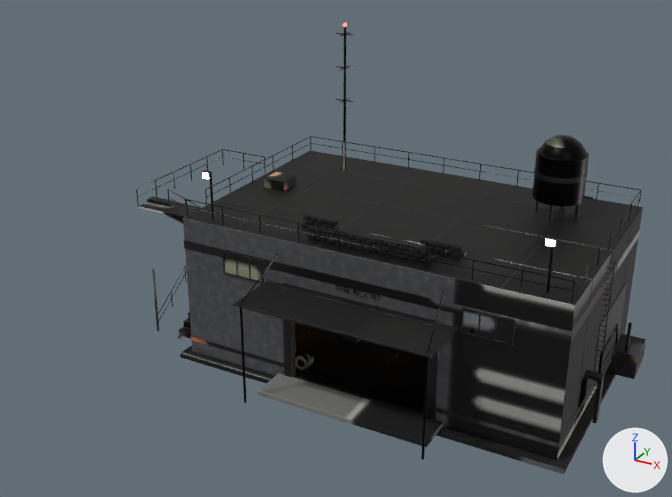
The glTF model assets/models/bases/roost.glb, before and after one commit.
The view is the same before and after, from a 50 mm lens placed at (19.6, -45.0, 27.7), pointed at (-2.2, -5.4, 7.9). The axes (+X, +Y, +Z) are drawn at lower right. The lights are the same throughout. The picture after the commit comes second. Vertices at exactly the same position are counted once.

Names of what the first picture shows: 'glass', 'hull' and 1 more.
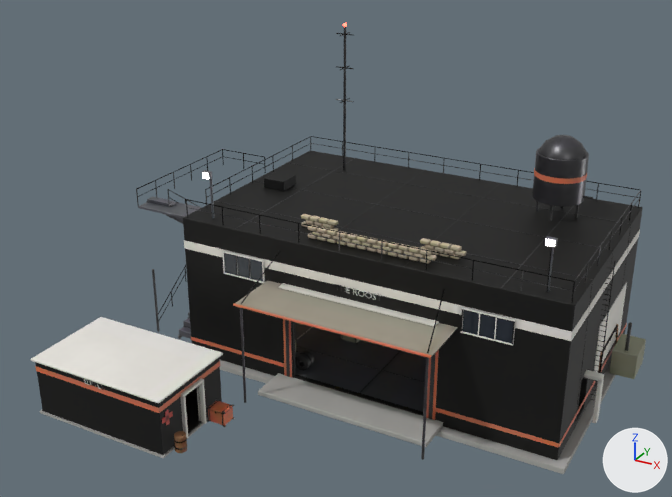
What differs and where, as boxes [x1, y1, x2, y2] in the pictures (672 x 497 px):
'hull', reshaped (21% wider)
    before: [136, 27, 646, 474]
    after: [30, 27, 646, 474]
part 1 of me_hangar, added
    after: [40, 410, 209, 459]
part 2 of me_hangar, added
    after: [30, 317, 235, 455]
part 3 of me_hangar, surface changed
    both: [136, 27, 646, 474]
part 4 of me_pane, surface changed
    both: [224, 253, 513, 343]

Edits to the bpy script that builds the scene:
```text
Change me_hangar:
    used by ob_hull; location = (0.0, 0.0, 0.0)
    remove me_hangar.from_pydata(...)  # 35556 vertices, 67340 faces; spans x -14.4..12.6, y -10.3..7.5, z -0.3..17.5
    add me_hangar.from_pydata(...)  # 43674 vertices, 82916 faces; spans x -14.4..12.6, y -16.1..7.5, z -0.3..17.5
    me_hangar part 1: the loose piece of 56 vertices spanning x -12.7..-11.1, y -6.0..-5.5, z 0.1..0.5 is copied, and the copy is scaled about its middle by (5.15, 10.6, 0.287), then moved by (1.9, -7.8, -0.3), in mat_roost_concrete (picture img_roost_color); it spans x -14.1..-5.9, y -16.1..-10.9, z 0.0..0.1
    me_hangar part 2: 6846 vertices added at x -14.1..-4.7, y -16.1..-10.9, z 0.0..3.3
    me_hangar part 3: 67202 kept faces spanning x -14.4..12.6, y -10.3..7.5, z -0.3..17.5 get new texture (UV) coordinates
    other edits to the shape of me_hangar do not show in these pictures
Change me_pane:
    where me_pane.from_pydata(...)  # 32 vertices, 48 faces; spans x -8.2..8.2, y -7.1..7.1, z 5.8..7.0
    used by ob_glass; location = (0.0, 0.0, 0.0)
    me_pane part 4: texture (UV) coordinates of 48 of 48 faces, centred in x -8.2..8.2, y -7.1..7.1, z 5.8..7.0, changed; they spanned u 0.37..0.77, v 0.0..0.8 and now span u 0.08..0.71, v 0.14..0.77
```
